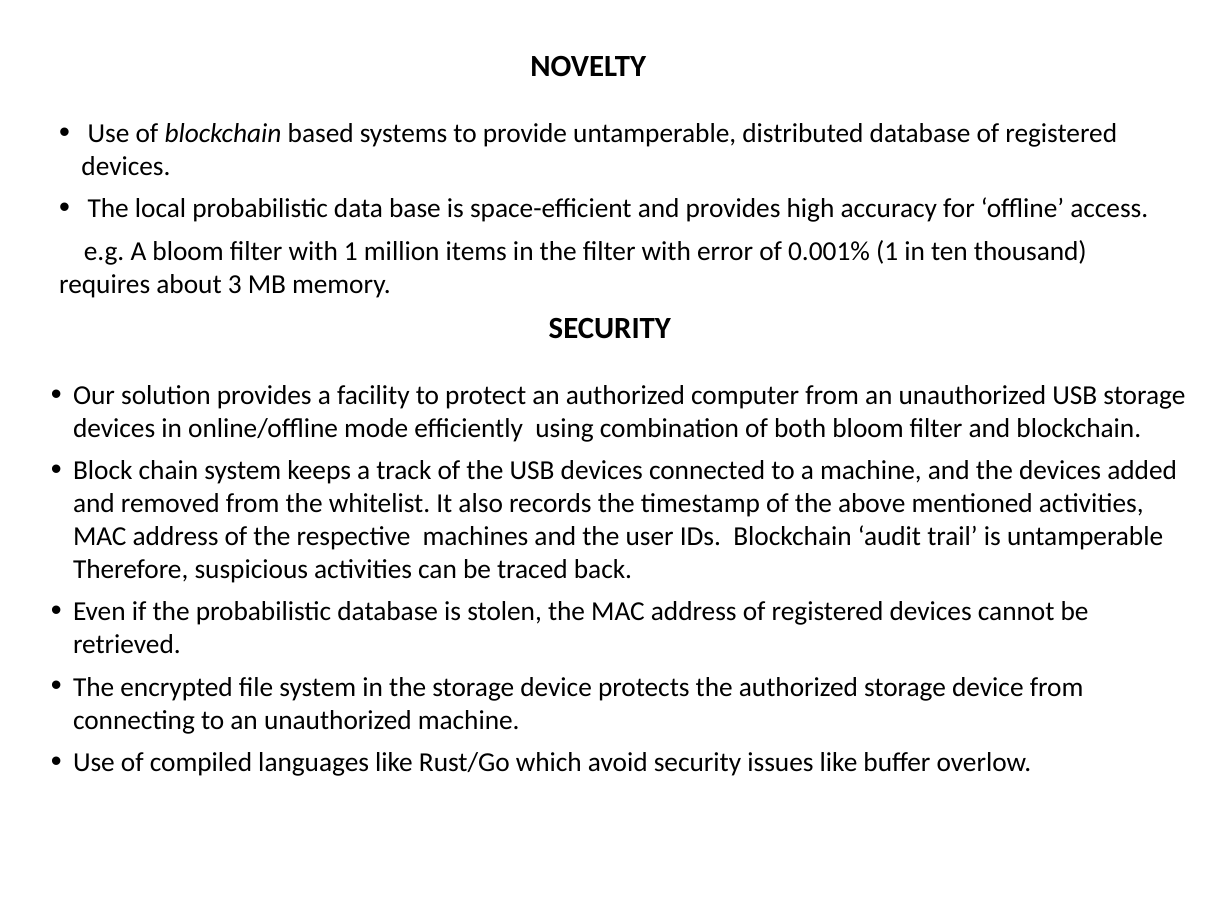
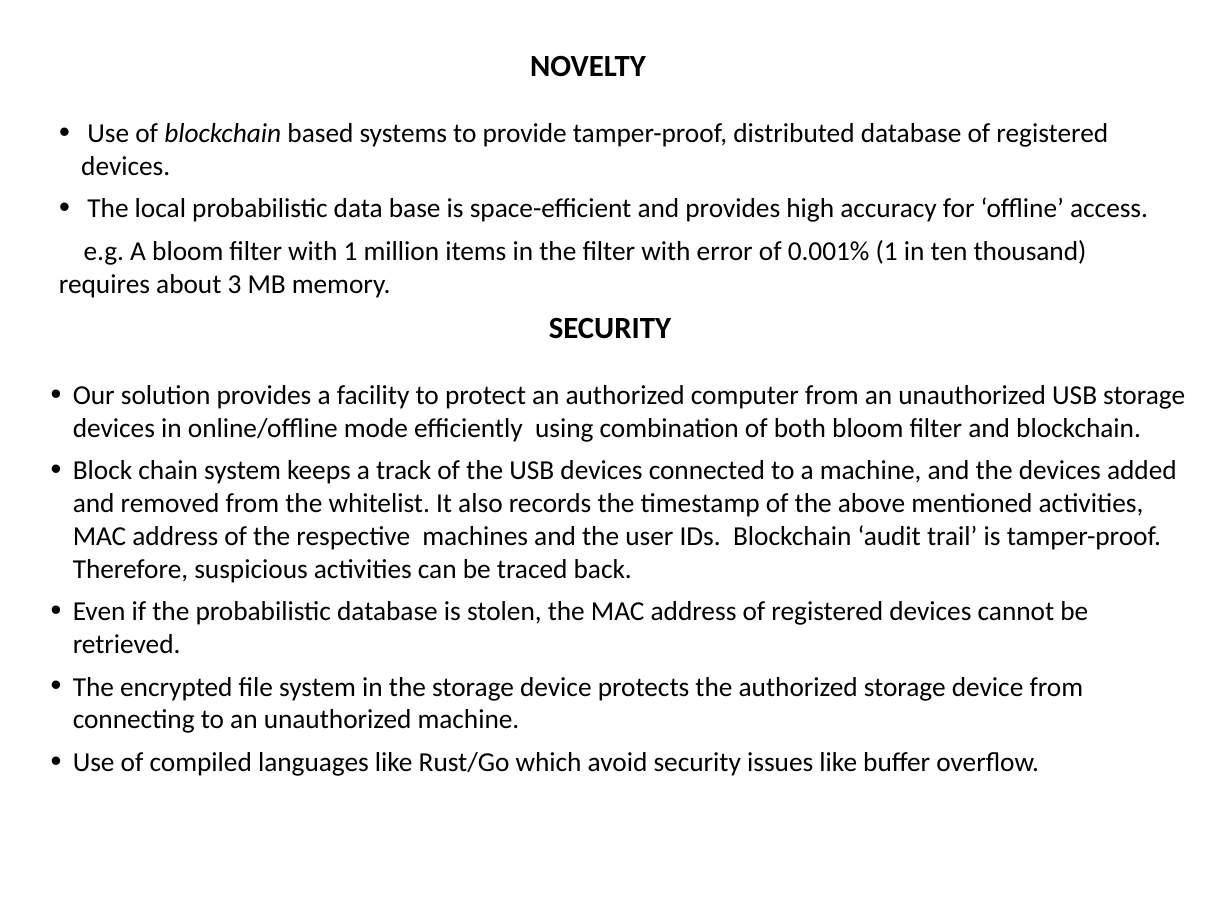
Before and after one commit to Dashree/sih2018, a slide deck: slide 4 of Gov_templates/USB_whitelist.pptx. Drawn at 1232x924 pixels with LibreOffice and Linux fonts; fonts in the diff are those of the drawing. Boxes give left, top, right and bottom in pixels: in the first picture for what was removed or moved away, otherwise in the second. Text is boxed around its words. In the diff, an @@ line names an element or a change of style, - is before the commit and + after.

Commit message:
typos removed

```diff
--- a/Gov_templates/USB_whitelist.pptx
+++ b/Gov_templates/USB_whitelist.pptx
@@ text at [81, 123, 1108, 176]: text changed @@
-• Use of blockchain based systems to provide untamperable, distributed database of registered devices.
+• Use of blockchain based systems to provide tamper-proof, distributed database of registered devices.
@@ text at [73, 460, 1177, 583]: text changed @@
-• Block chain system keeps a track of the USB devices connected to a machine, and the devices added and removed from the whitelist. It also records the timestamp of the above mentioned activities, MAC address of the respective machines and the user IDs. Blockchain ‘audit trail’ is untamperable Therefore, suspicious activities can be traced back.
+• Block chain system keeps a track of the USB devices connected to a machine, and the devices added and removed from the whitelist. It also records the timestamp of the above mentioned activities, MAC address of the respective machines and the user IDs. Blockchain ‘audit trail’ is tamper-proof. Therefore, suspicious activities can be traced back.
@@ text at [73, 752, 1039, 776]: text changed @@
-• Use of compiled languages like Rust/Go which avoid security issues like buffer overlow.
+• Use of compiled languages like Rust/Go which avoid security issues like buffer overflow.
```
Also in this commit, not shown: 3 other slides changed.
